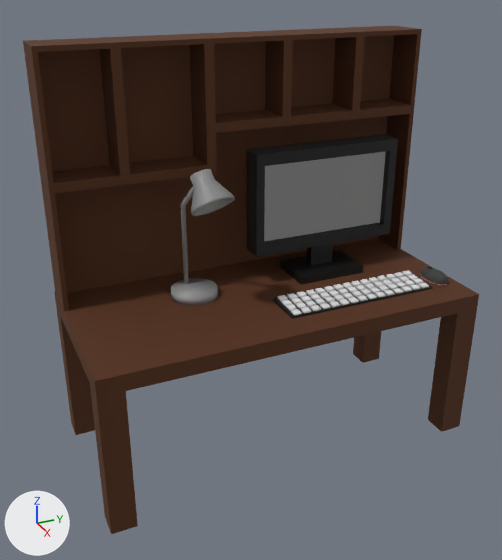
The FBX model models/desk.fbx: old version first, new version second.
Both versions are drawn from a 50 mm camera at (7.96, -3.4, 5.77) aimed at (0.88, -0.22, 2.23). Every picture has the same lights, and +X, +Y and +Z are marked at lower left. Where no turn or scale is listed for an object, it has been applied to the vertices.

In view in the first picture: 'Base', 'Desk', 'Keys', 'Lamp', 'New Monitor', 'Shelves'.
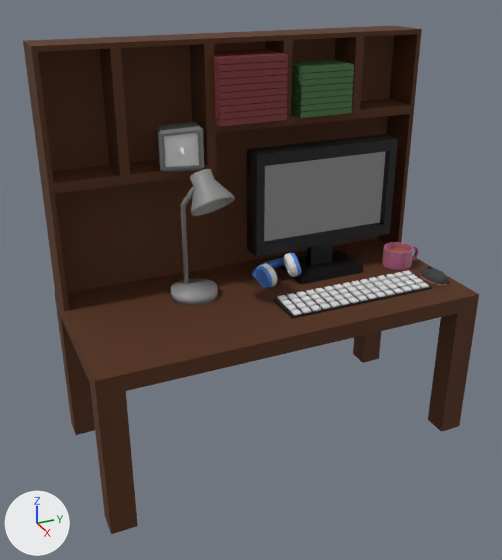
Commit message: updated desk

Location of each change, [x1, y1, x2, y2] in pixels of the pictures (502 x 560 px):
'CDs', added: after [214, 49, 288, 127]
'CDs.001', added (green): after [291, 59, 354, 118]
'Telere', added: after [155, 122, 204, 172]
    faces in mat_telereframe (grey #707070): [155, 122, 204, 172]
    faces in mat_teleretv (white #e7e7e7): [164, 133, 199, 167]
'Headset', added: after [252, 252, 301, 288]
    faces in mat_headsetframe (blue #568fe7): [252, 252, 301, 288]
    faces in mat_headsetearcushions (white #e7e7e7): [260, 253, 298, 287]
'Cylinder', added: after [382, 242, 419, 271]
    faces in mat_mug (pink #b46586): [382, 242, 419, 271]

Edits to the bpy script that builds the scene:
```text
Add mat_cds:
    mat_cds = principled_material('CDs')
    mat_cds.base_color = (0.214, 0.035, 0.0415)  # red #7f3539
Add mat_teleretv:
    mat_teleretv = principled_material('TelereTV')
    mat_teleretv.base_color = (0.8, 0.8, 0.8)  # white #e7e7e7
Add mat_telereframe:
    mat_telereframe = principled_material('TelereFrame')
    mat_telereframe.base_color = (0.163, 0.163, 0.163)  # grey #707070
Add mat_headsetearcushions:
    mat_headsetearcushions = principled_material('HeadsetEarCushions')
    mat_headsetearcushions.base_color = (0.8, 0.8, 0.8)  # white #e7e7e7
Add mat_headsetframe:
    mat_headsetframe = principled_material('HeadsetFrame')
    mat_headsetframe.base_color = (0.0923, 0.274, 0.8)  # blue #568fe7
Add mat_drink:
    mat_drink = principled_material('Drink')
    mat_drink.base_color = (0.359, 0.134, 0.059)  # brown #a26645
    mat_drink.roughness = 0.0
Add mat_mug:
    mat_mug = principled_material('Mug')
    mat_mug.base_color = (0.458, 0.129, 0.238)  # pink #b46586
Add mat_material:
    mat_material = principled_material('Material')
    mat_material.base_color = (0.0627, 0.168, 0.0503)  # dark green #47723f
Add me_cube_015:
    me_cube_015.from_pydata(...)  # 80 vertices, 60 faces; spans x -0.165..0.449, y -0.445..0.418, z 4.369..5.13
    me_cube_015.materials.append(mat_cds)  # red #7f3539
Add me_cube_011_1:
    me_cube_011_1.from_pydata(...)  # 37 vertices, 41 faces; spans x -0.383..0.393, y -0.279..0.317, z -0.249..0.261
    # faces by material slot: [33, 8]
    me_cube_011_1.materials.append(mat_telereframe)  # grey #707070
    me_cube_011_1.materials.append(mat_teleretv)  # white #e7e7e7
Add me_torus_001:
    me_torus_001.from_pydata(...)  # 420 vertices, 380 faces; spans x -0.276..0.379, y -0.3..0.286, z -0.146..0.266
    # faces by material slot: [218, 162]
    me_torus_001.materials.append(mat_headsetframe)  # blue #568fe7
    me_torus_001.materials.append(mat_headsetearcushions)  # white #e7e7e7
Add me_cylinder_001_1:
    me_cylinder_001_1.from_pydata(...)  # 174 vertices, 160 faces; spans x -0.196..0.196, y -0.196..0.332, z -0.134..0.134
    # faces by material slot: [159, 1]
    me_cylinder_001_1.materials.append(mat_mug)  # pink #b46586
    me_cylinder_001_1.materials.append(mat_drink)  # brown #a26645
Add me_cube_016:
    me_cube_016.from_pydata(...)  # 64 vertices, 48 faces; spans x -0.112..0.396, y -0.376..0.349, z 4.53..5.129
    me_cube_016.materials.append(mat_material)  # dark green #47723f
Add ob_cds:
    ob_cds = bpy.data.objects.new('CDs', me_cube_015)
    ob_cds.location = (0.01, 0.02, -0.33)
Add ob_telere:
    ob_telere = bpy.data.objects.new('Telere', me_cube_011_1)
    ob_telere.location = (0.27, -0.85, 3.8)
Add ob_headset:
    ob_headset = bpy.data.objects.new('Headset', me_torus_001)
    ob_headset.location = (0.45, 0.28, 2.13)
Add ob_cylinder:
    ob_cylinder = bpy.data.objects.new('Cylinder', me_cylinder_001_1)
    ob_cylinder.location = (0.79, 2.0, 2.13)
Add ob_cds_001:
    ob_cds_001 = bpy.data.objects.new('CDs.001', me_cube_016)
    ob_cds_001.location = (0.0, 1.04, -0.49)
```
